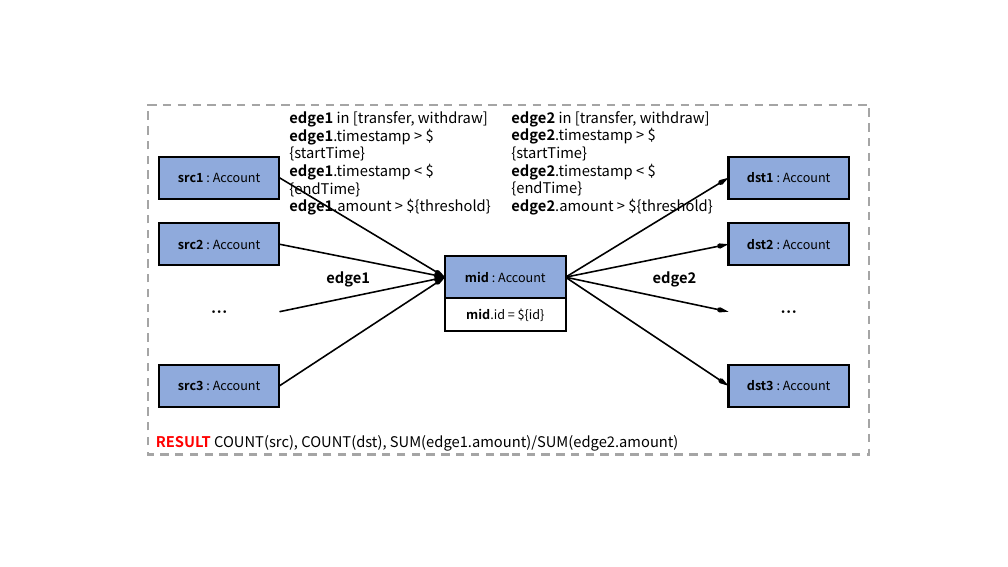
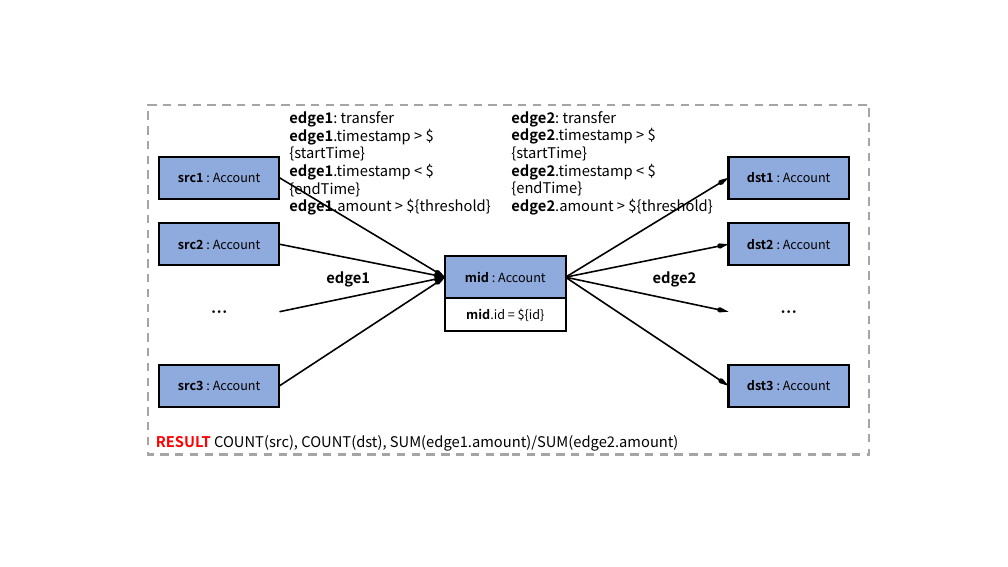
Before and after one commit to ldbc/ldbc_finbench_docs, a slide deck: slide 7 of patterns/transaction-complex-read.pptx. Drawn at 1008x567 pixels with LibreOffice and Linux fonts; fonts in the diff are those of the drawing. Boxes give left, top, right and bottom in pixels: in the first picture for what was removed or moved away, otherwise in the second. Text is boxed around its words. In the diff, an @@ line names an element or a change of style, - is before the commit and + after.

```diff
--- a/patterns/transaction-complex-read.pptx
+++ b/patterns/transaction-complex-read.pptx
@@ text at (289,111,395,127): text changed @@
-edge1 in [transfer, withdraw]
+edge1: transfer
@@ text at (511,111,617,127): text changed @@
-edge2 in [transfer, withdraw]
+edge2: transfer
```
Also in this commit, not shown: 9 other files.
